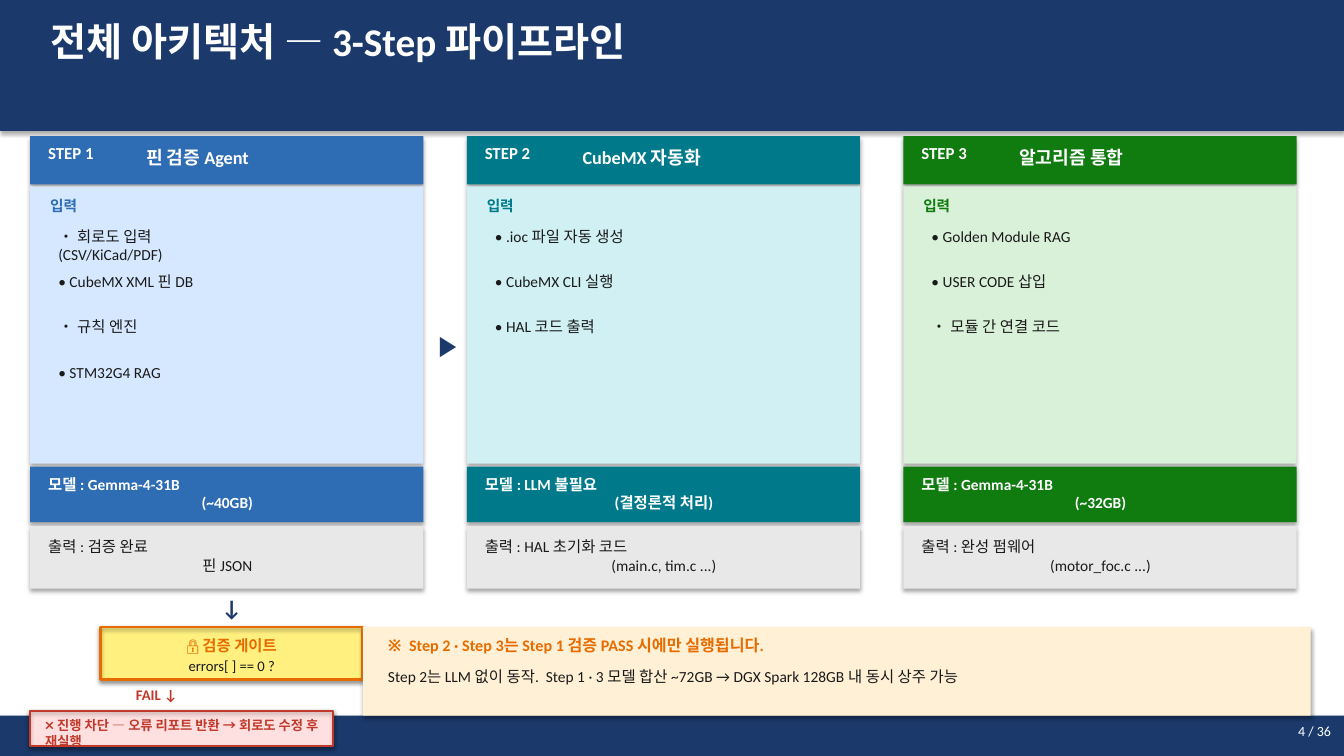
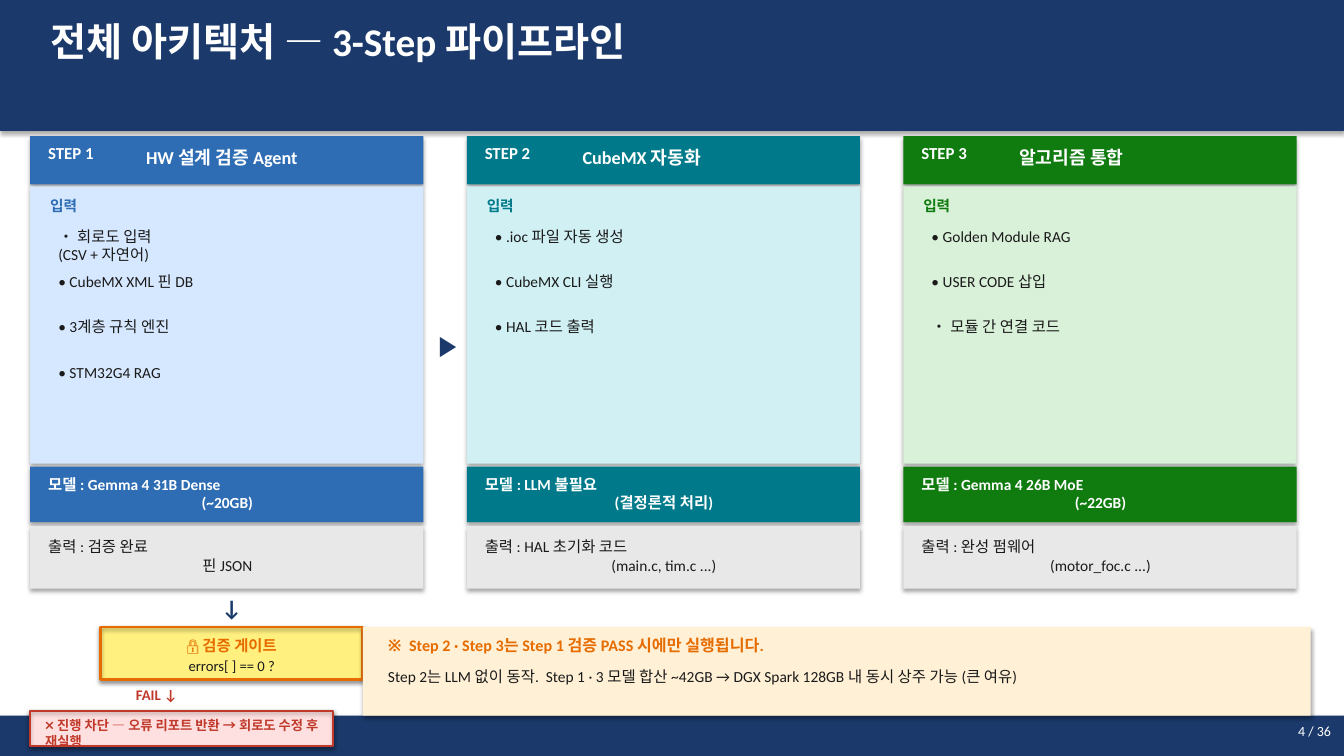
Before and after one commit to younlea/MotorDriveForge, a slide deck: slide 4 of STM32G4_Agent_Plan.pptx. Drawn at 1344x756 pixels with LibreOffice and Linux fonts; fonts in the diff are those of the drawing. Boxes give left, top, right and bottom in pixels: in the first picture for what was removed or moved away, otherwise in the second. Text is boxed around its words. In the diff, an @@ line names an element or a change of style, - is before the commit and + after.

```diff
--- a/STM32G4_Agent_Plan.pptx
+++ b/STM32G4_Agent_Plan.pptx
@@ text at <box>146,148,297,167</box>: text changed @@
-핀 검증 Agent
+HW 설계 검증 Agent
@@ text at <box>58,229,151,262</box>: text changed @@
-• 회로도 입력
-(CSV/KiCad/PDF)
+• 회로도 입력
+(CSV + 자연어)
@@ text at <box>69,319,169,334</box>: text changed @@
-• 규칙 엔진
+• 3계층 규칙 엔진
@@ text at <box>48,477,253,510</box>: text changed @@
-모델 : Gemma-4-31B
-(~40GB)
+모델 : Gemma 4 31B Dense
+(~20GB)
@@ text at <box>921,477,1126,510</box>: text changed @@
-모델 : Gemma-4-31B
-(~32GB)
+모델 : Gemma 4 26B MoE
+(~22GB)
@@ text at <box>388,669,1017,685</box>: text changed @@
-Step 2는 LLM 없이 동작. Step 1 · 3 모델 합산 ~72GB → DGX Spark 128GB 내 동시 상주 가능
+Step 2는 LLM 없이 동작. Step 1 · 3 모델 합산 ~42GB → DGX Spark 128GB 내 동시 상주 가능 (큰 여유)
```
Also in this commit, not shown: 15 other slides changed, 8 other files.
